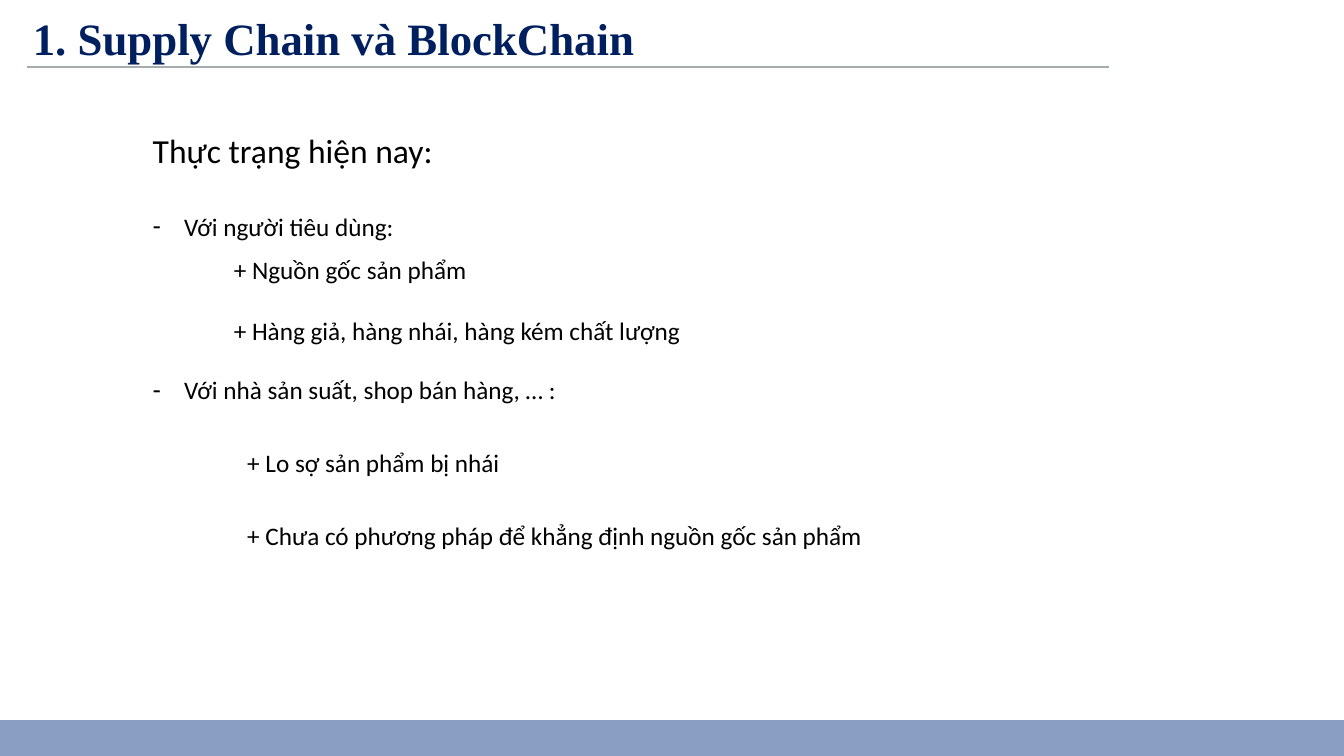
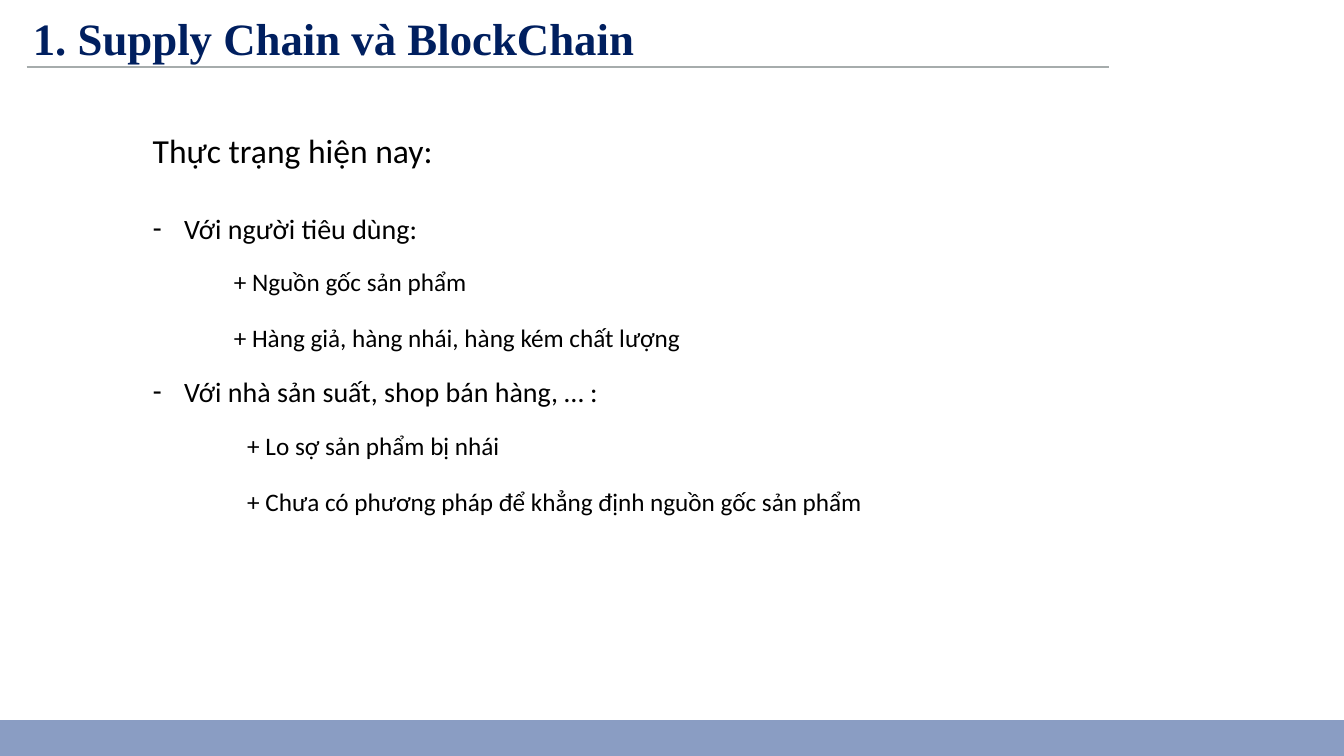
Before and after one commit to Africablockchainforum/demoSupplyChainIOTA, a slide deck: slide 3 of Seminar_BlockChain_VietIS.pptx. Drawn at 1344x756 pixels with LibreOffice and Linux fonts; fonts in the diff are those of the drawing; background and template pictures are left out. Boxes give left, top, right and bottom in pixels: in the first picture for what was removed or moved away, otherwise in the second. Text is boxed around its words. In the diff, an @@ line names an element or a change of style, - is before the commit and + after.

```diff
--- a/Seminar_BlockChain_VietIS.pptx
+++ b/Seminar_BlockChain_VietIS.pptx
@@ text "Với người tiêu dùng:" at (x1=184, y1=219, x2=417, y2=244): size 18 to 20 pt @@
@@ text "+ Nguồn gốc sản phẩm" moved from (x1=252, y1=259, x2=467, y2=284) to (x1=252, y1=271, x2=467, y2=296) @@
@@ text "+ Hàng giả, hàng nhái, ..." moved from (x1=252, y1=321, x2=680, y2=345) to (x1=252, y1=328, x2=680, y2=352) @@
@@ text "Với nhà sản suất, shop ..." at (x1=184, y1=381, x2=558, y2=407): size 18 to 20 pt @@
@@ text "+ Lo sợ sản phẩm ..." moved from (x1=265, y1=452, x2=499, y2=477) to (x1=265, y1=435, x2=499, y2=460) @@
@@ text "+ Chưa có phương pháp ..." moved from (x1=265, y1=525, x2=862, y2=550) to (x1=265, y1=490, x2=862, y2=516) @@
```
Also in this commit, not shown: 1 other slide changed, 7 other files.
